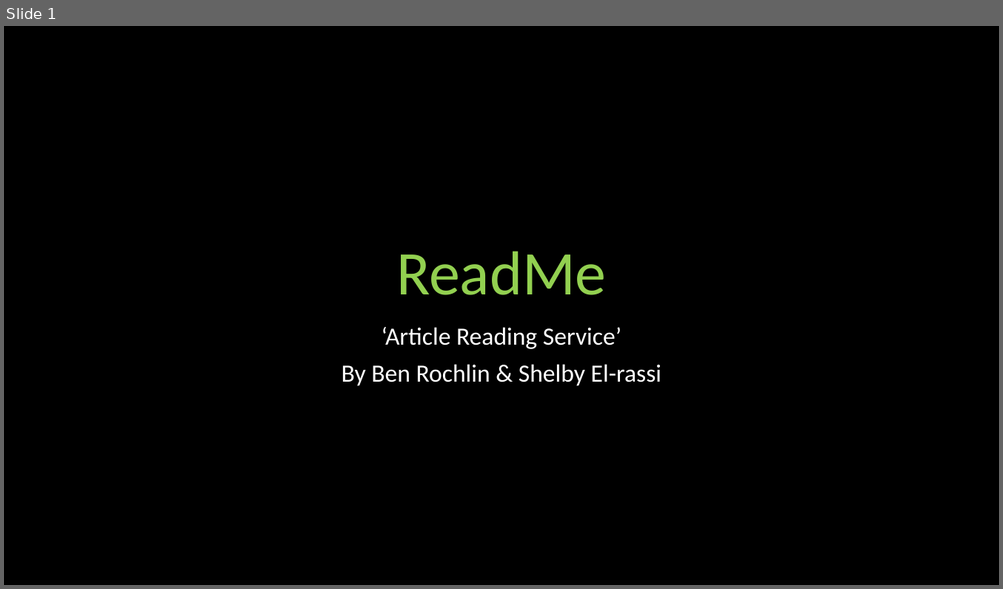
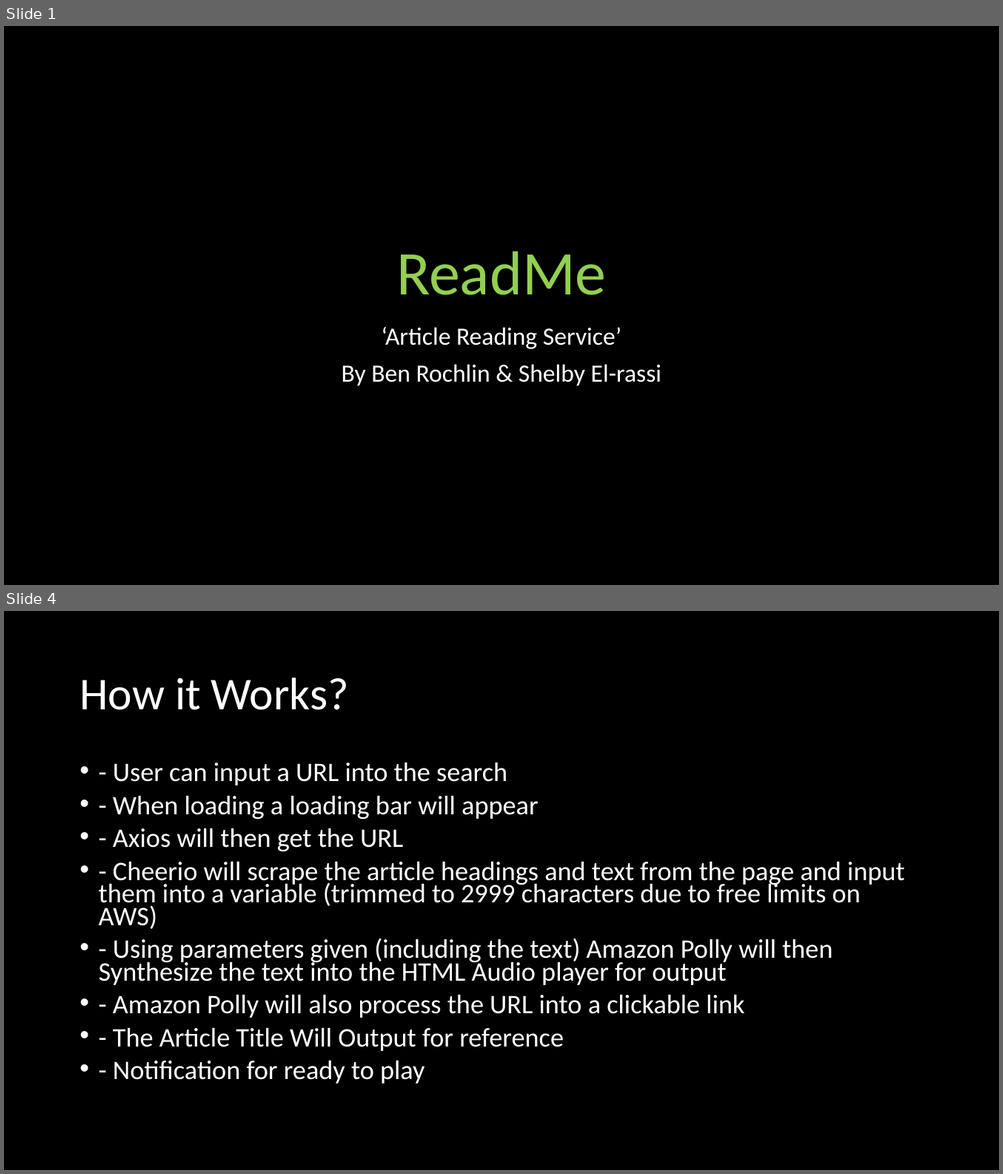
Before and after one commit to Shelby219/README_article_reading_app, a slide deck: pres.pptx. Shown one above the other, each under a label of ours: slide 1 before the commit, slides 1 and 4 after it; the slides between them are not shown. The pictures are 1003x589 and 1003x1174 pixels, drawn with LibreOffice and Linux fonts; fonts in the diff are those of the drawing. Boxes give left, top, right and bottom in pixels: in the first picture for what was removed or moved away, otherwise in the second. Text is boxed around its words. In the diff, an @@ line names an element or a change of style, - is before the commit and + after.

Commit message:
added loading bar

```diff
--- a/pres.pptx
+++ b/pres.pptx
@@ slide 4 added at [4, 611, 999, 1170], background #000000 @@
@@ title added at [79, 678, 349, 710], 44 pt, text #FFFFFF @@
+How it Works?
@@ text added at [99, 762, 905, 1084], 25.9 pt, text #FFFFFF @@
+• - User can input a URL into the search
+• - When loading a loading bar will appear
+• - Axios will then get the URL
+• - Cheerio will scrape the article headings and text from the page and input them into a variable (trimmed to 2999 characters due to free limits on AWS)
+• - Using parameters given (including the text) Amazon Polly will then Synthesize the text into the HTML Audio player for output
+• - Amazon Polly will also process the URL into a clickable link
+• - The Article Title Will Output for reference
+• - Notification for ready to play
```
Also in this commit, not shown: 2 slides changed, 4 other slides added, 3 slides removed, 6 other files.
